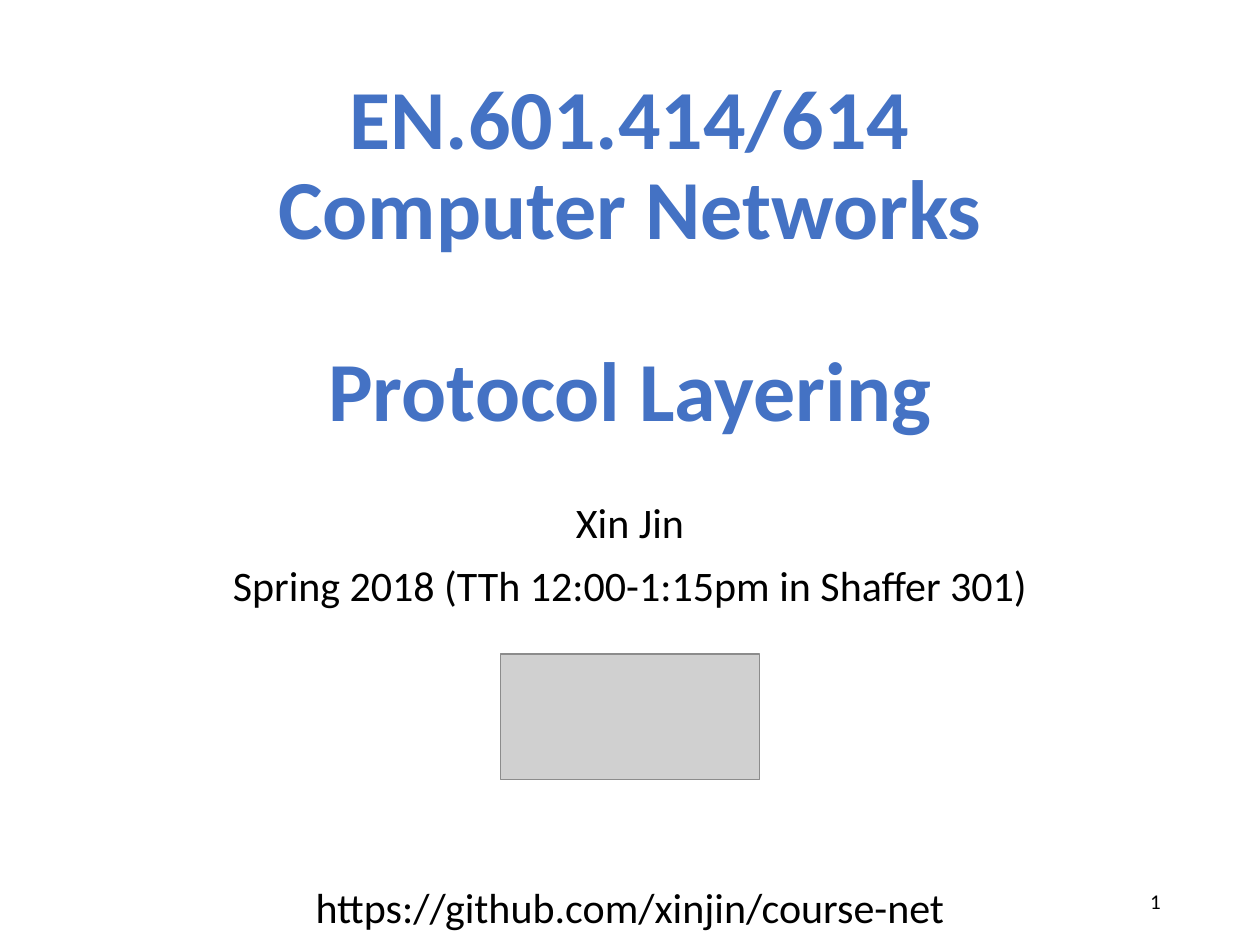
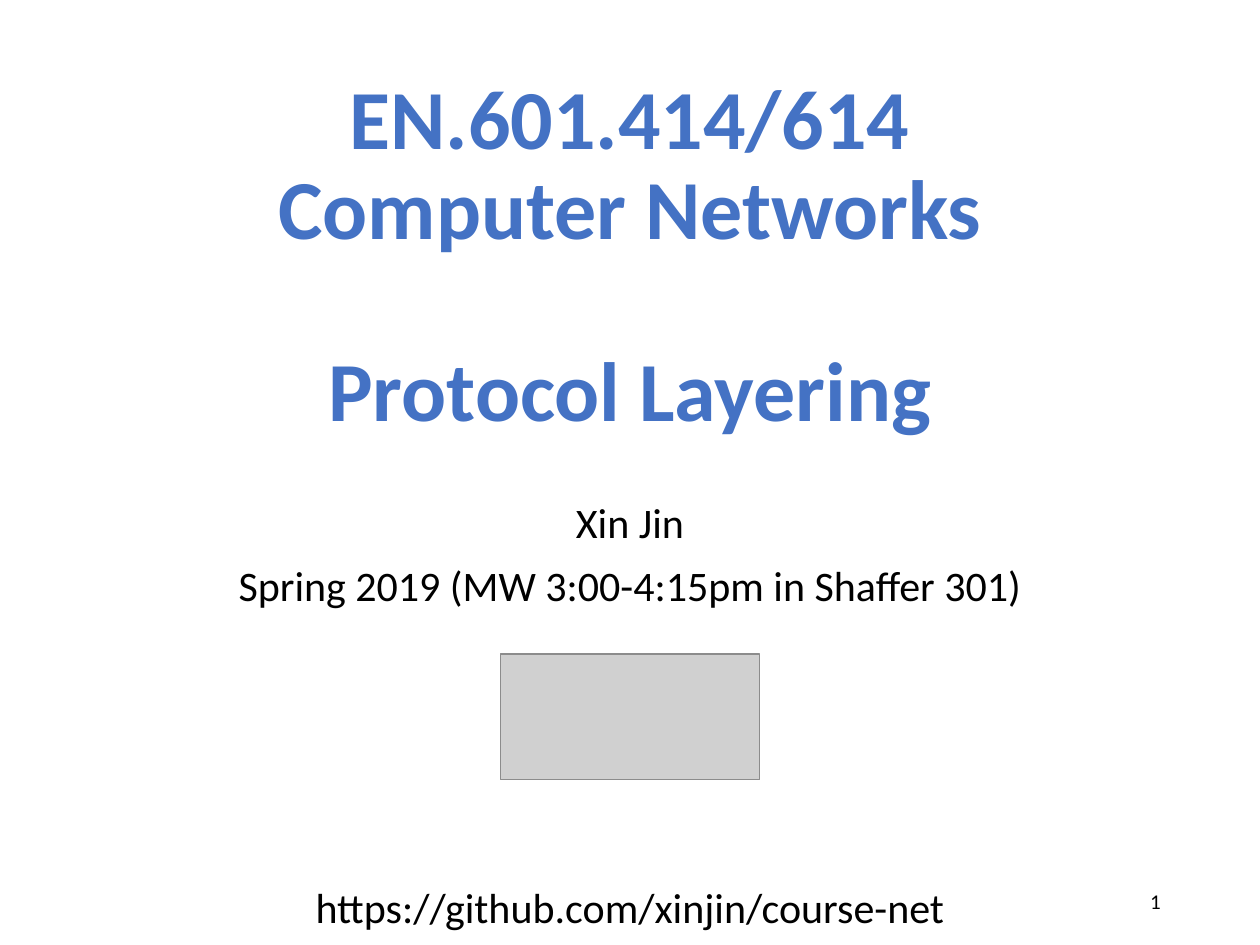
Before and after one commit to xinjin/course-net, a slide deck: slide 1 of slides/lec03_layering.pptx. Drawn at 1260x945 pixels with LibreOffice and Linux fonts; fonts in the diff are those of the drawing; grey boxes stand for pictures. Boxes give left, top, right and bottom in pixels: in the first picture for what was removed or moved away, otherwise in the second. Text is boxed around its words. In the diff, an @@ line names an element or a change of style, - is before the commit and + after.

```diff
--- a/slides/lec03_layering.pptx
+++ b/slides/lec03_layering.pptx
@@ subtitle at (x1=239, y1=570, x2=1021, y2=609): text changed @@
-Spring 2018 (TTh 12:00-1:15pm in Shaffer 301)
+Spring 2019 (MW 3:00-4:15pm in Shaffer 301)
```
Also in this commit, not shown: 3 other slides changed, 1 slide added, 42 other files.
